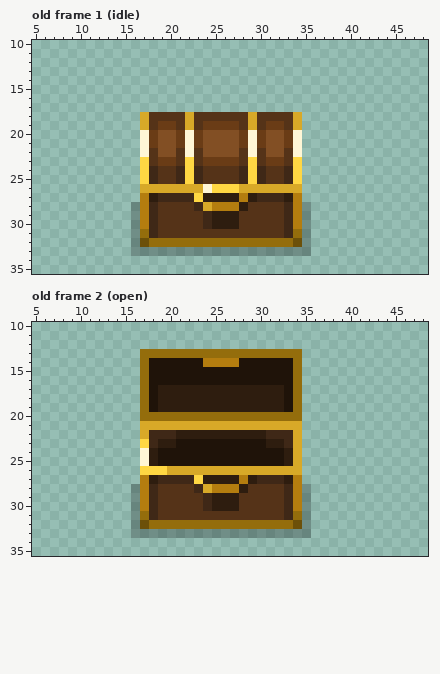
Two versions of one pixel-art file, Assets/Art/Objects/chest.aseprite. Above, as it was before the edit.
50x50 pixels, 2 frames. Colours within 5 levels of each other are drawn and written as one. Shown: old frame 1 (idle): x 5..48, y 10..35; old frame 2 (open): x 5..48, y 10..35. The commit also changed other frames, which this record leaves out.
And afterwards:
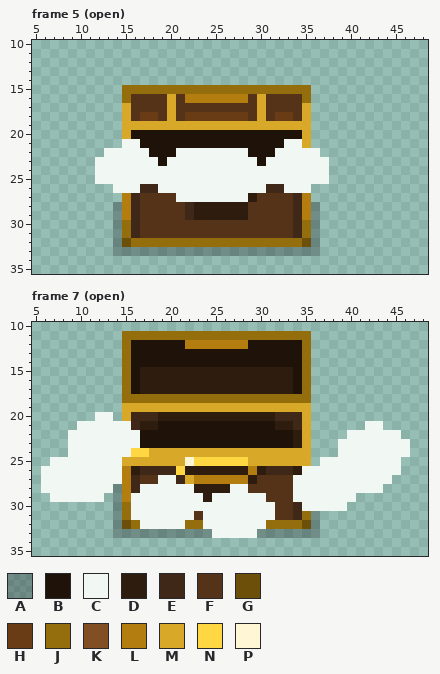
Palette (. is transparent): A #00000040  B #1f1309  C #f1f7f3  D #2e1d0f  E #3f2817  F #553318  G #6c5009  H #6a3c16  J #946d0c  K #824f24  L #b47d0f  M #d8a928  N #ffd743  P #fff6d6
A new or re-ordered frame is compared with the old frame closest to it.
Edits made:
frames 2 -> 10
layer "Flattened" added
layer "Layer 4" added
layer "Layer 1" removed
--- frame 5 (open) is new; against old frame 1 (idle), layers "Layer 4", "Flattened", "Layer 2"
@@ x 10..39 @@
 14 ..............................
-15 ..............................
-16 ..............................
-17 ..............................
-18 .......MFFFFMFFFFFFMFFFFM.....
-19 .......MFHHFMFHHHHFMFHHFM.....
-20 .......PHKKHPHKKKKHPHKKHP.....
-21 .......PHKKHPHKKKKHPHKKHP.....
-22 .......PFKKFPFKKKKFPFKKFP.....
-23 .......NFHHFNFHHHHFNFHHFN.....
-24 .......NEFFENEFFFFENEFFEN.....
-25 .......NEFFENEFFFFENEFFEN.....
-26 .......MMMMMMMPNNNMMMMMMM.....
-27 .......LDEEEENDDDDLDEEEDL.....
-28 ......ALEFFFFEMLLLDFFFFELA....
-29 ......ALEFFFFFEDDDFFFFFELA....
-30 ......ALEFFFFFEDDDFFFFFELA....
-31 ......AJEFFFFFFFFFFFFFFEJA....
-32 ......AGJJJJJJJJJJJJJJJJGA....
-33 ......AAAAAAAAAAAAAAAAAAAA....
+15 .....JJJJJJJJJJJJJJJJJJJJJ....
+16 .....JFFFFMFLLLLLLLFMFFFFJ....
+17 .....MFFFFMFFFFFFFFFMFFFFM....
+18 .....MFHHFMFHHHHHHHFMFHHFM....
+19 .....MMMMMMMMMMMMMMMMMMMMM....
+20 .....MBBBBBBBBBBBBBBBBBBBM....
+21 .....CCBBBBBBBBBBBBBBBBCCM....
+22 ...CCCCCBBBCCCCCCCCBBBCCCCC...
+23 ..CCCCCCCBCCCCCCCCCCBCCCCCCC..
+24 ..CCCCCCCCCCCCCCCCCCCCCCCCCC..
+25 ..CCCCCCCCCCCCCCCCCCCCCCCCCC..
+26 ....CCCEECCCCCCCCCCCCEECCC....
+27 .....LEFFFFCCCCCCCCDFFFFEL....
+28 ....ALEFFFFFEDDDDDDFFFFFELA...
+29 ....ALEFFFFFEDDDDDDFFFFFELA...
+30 ....AJEFFFFFFFFFFFFFFFFFEJA...
+31 ....AJEFFFFFFFFFFFFFFFFFEJA...
+32 ....AGJJJJJJJJJJJJJJJJJJJGA...
+33 ....AAAAAAAAAAAAAAAAAAAAAAA...
 34 ..............................
--- frame 7 (open) is new; against old frame 2 (open), layers "Layer 4", "Flattened", "Layer 2"
@@ x 5..48 @@
 10 ............................................
-11 ............................................
-12 ............................................
-13 ............JJJJJJJJJJJJJJJJJJ..............
-14 ............JBBBBBBLLLLBBBBBBJ..............
-15 ............JBBBBBBBBBBBBBBBBJ..............
-16 ............JBBBBBBBBBBBBBBBBJ..............
-17 ............JBDDDDDDDDDDDDDDBJ..............
-18 ............JBDDDDDDDDDDDDDDBJ..............
-19 ............JBDDDDDDDDDDDDDDBJ..............
-20 ............JJJJJJJJJJJJJJJJJJ..............
-21 ............MMMMMMMMMMMMMMMMMM..............
-22 ............MEEEDDDDDDDDDDEEEM..............
-23 ............NEDDBBBBBBBBBBDDEM..............
-24 ............PDBBBBBBBBBBBBBBDM..............
-25 ............PDBBBBBBBBBBBBBBDM..............
-26 ............NNNMMMMMMMMMMMMMMM..............
-27 ............LDEEEENDDDDLDEEEDL..............
-28 ...........ALEFFFFEMLLLDFFFFELA.............
-29 ...........ALEFFFFFEDDDFFFFFELA.............
-30 ...........ALEFFFFFEDDDFFFFFELA.............
-31 ...........AJEFFFFFFFFFFFFFFEJA.............
-32 ...........AGJJJJJJJJJJJJJJJJGA.............
-33 ...........AAAAAAAAAAAAAAAAAAAA.............
+11 ..........JJJJJJJJJJJJJJJJJJJJJ.............
+12 ..........JBBBBBBLLLLLLLBBBBBBJ.............
+13 ..........JBBBBBBBBBBBBBBBBBBBJ.............
+14 ..........JBBBBBBBBBBBBBBBBBBBJ.............
+15 ..........JBDDDDDDDDDDDDDDDDDBJ.............
+16 ..........JBDDDDDDDDDDDDDDDDDBJ.............
+17 ..........JBDDDDDDDDDDDDDDDDDBJ.............
+18 ..........JJJJJJJJJJJJJJJJJJJJJ.............
+19 ..........MMMMMMMMMMMMMMMMMMMMM.............
+20 .......CC.MEEEDDDDDDDDDDDDDEEEM.............
+21 .....CCCCCCEDDBBBBBBBBBBBBBDDEM......CC.....
+22 ....CCCCCCCCBBBBBBBBBBBBBBBBBDM....CCCCCC...
+23 ....CCCCCCCCBBBBBBBBBBBBBBBBBDM...CCCCCCCC..
+24 ....CCCCCCCNNMMMMMMMMMMMMMMMMMM...CCCCCCCC..
+25 ..CCCCCCCCMMMMMMMPNNNNNNMMMMMMM.CCCCCCCCC...
+26 .CCCCCCCCCLDEEEENDDDDDDDLDEEEDCCCCCCCCCCC...
+27 .CCCCCCCCCLEFFCCEMLLLLLLDFFFFCCCCCCCCCCC....
+28 .CCCCCCCCALECCCCCCDDDDCCFFFFFCCCCCCCCCC.....
+29 ..CCCCCC.ALCCCCCCCCDCCCCCCFFFCCCCCCC........
+30 .........AJCCCCCCCCCCCCCCCCFFECCCCC.........
+31 .........AJCCCCCCCFCCCCCCCCFFEJA............
+32 .........AGJCCCCCJJCCCCCCCJJJJGA............
+33 .........AAAAAAAAAAACCCCCAAAAAAA............
 34 ............................................
Boxes around the changes in both pictures, in picture pixels (x1, y1, x2, y2):
changed: (95, 85, 329, 256)
changed: (41, 331, 410, 538)
